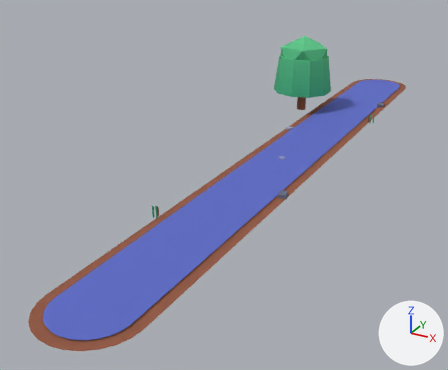
Two versions of the glTF model public/assets/toycar/set-stream-reach.glb, one commit apart.
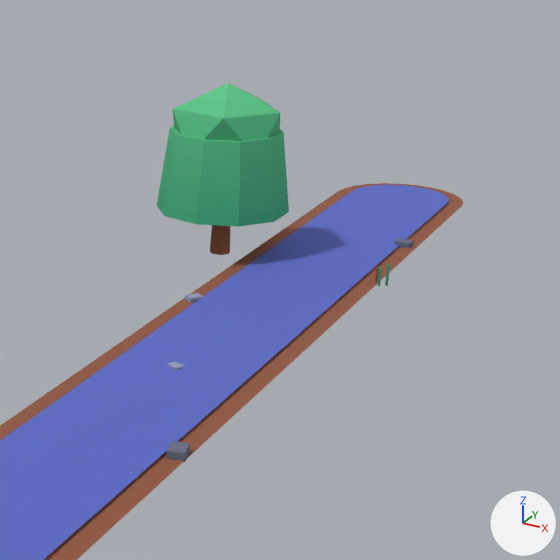
Each version is shown whole from a 50 mm lens placed at (7.95, -19.53, 7.99), pointed at (-1.85, -1.71, -0.92), then close up on the part from 46% to 100% of the width and 0% to 65% of the height. Lighting does not change. The marker at lower right points along +X, +Y and +Z. The older version's two pictures come first. Where no turn or scale is listed for an object, it has been applied to the vertices. Vertices at exactly the same position are counted once.

The first close-up shows 'drape_reach'.
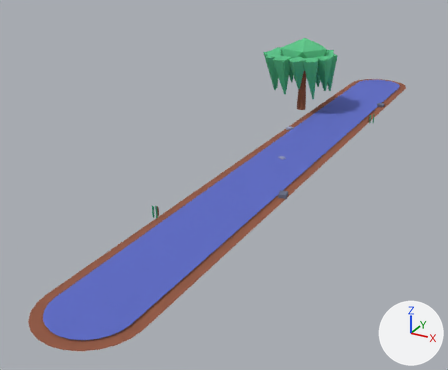
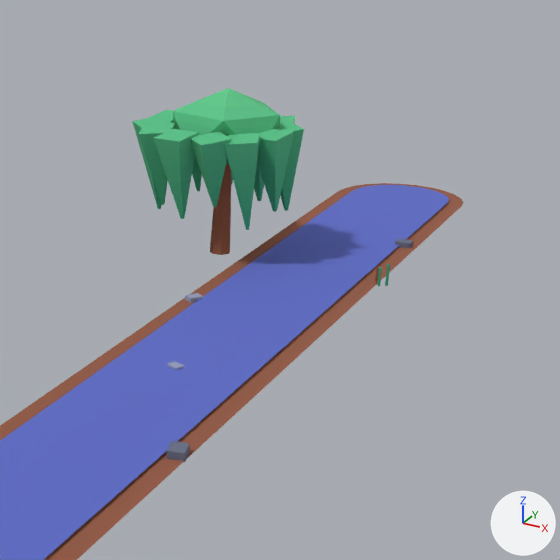
Location of each change, (x1, y1, x2, y2) in pixels of the close-ups (560 x 560 px):
'drape_reach', reshaped
    before: (0, 83, 463, 560)
    after: (0, 88, 463, 560)
part 1 of me_drape_reach, reshaped
    before: (157, 83, 289, 227)
    after: (132, 88, 304, 230)

The change in detail:
me_drape_reach is used by ob_drape_reach; location (0.0, 0.0, 0.0).
me_drape_reach had 378 vertices, 608 faces and spanned x -3.1..1.5, y -12.4..12.4, z 0.0..3.2.
me_drape_reach now has 454 vertices, 716 faces and spans x -3.6..1.5, y -12.4..12.4, z 0.0..3.1.
Part 1, on me_drape_reach:
7 vertices are removed from x -3.1..-0.7, y 4.7..6.6, z 0.9..2.3.
31 faces are deleted.
15 vertices move from x -3.1..-0.7, y 4.2..6.8, z 0.9..3.2 to x -2.1..-0.6, y 4.2..5.5, z 0.8..3.1.
75 vertices are added at x -3.6..-0.5, y 3.8..6.8, z 0.8..2.5.
8 new vertices lie (0.4, 0.4, 0.1) away from vertices in x -3.6..-0.8, y 3.8..6.5, z 2.3..2.4.
139 new faces join them.
